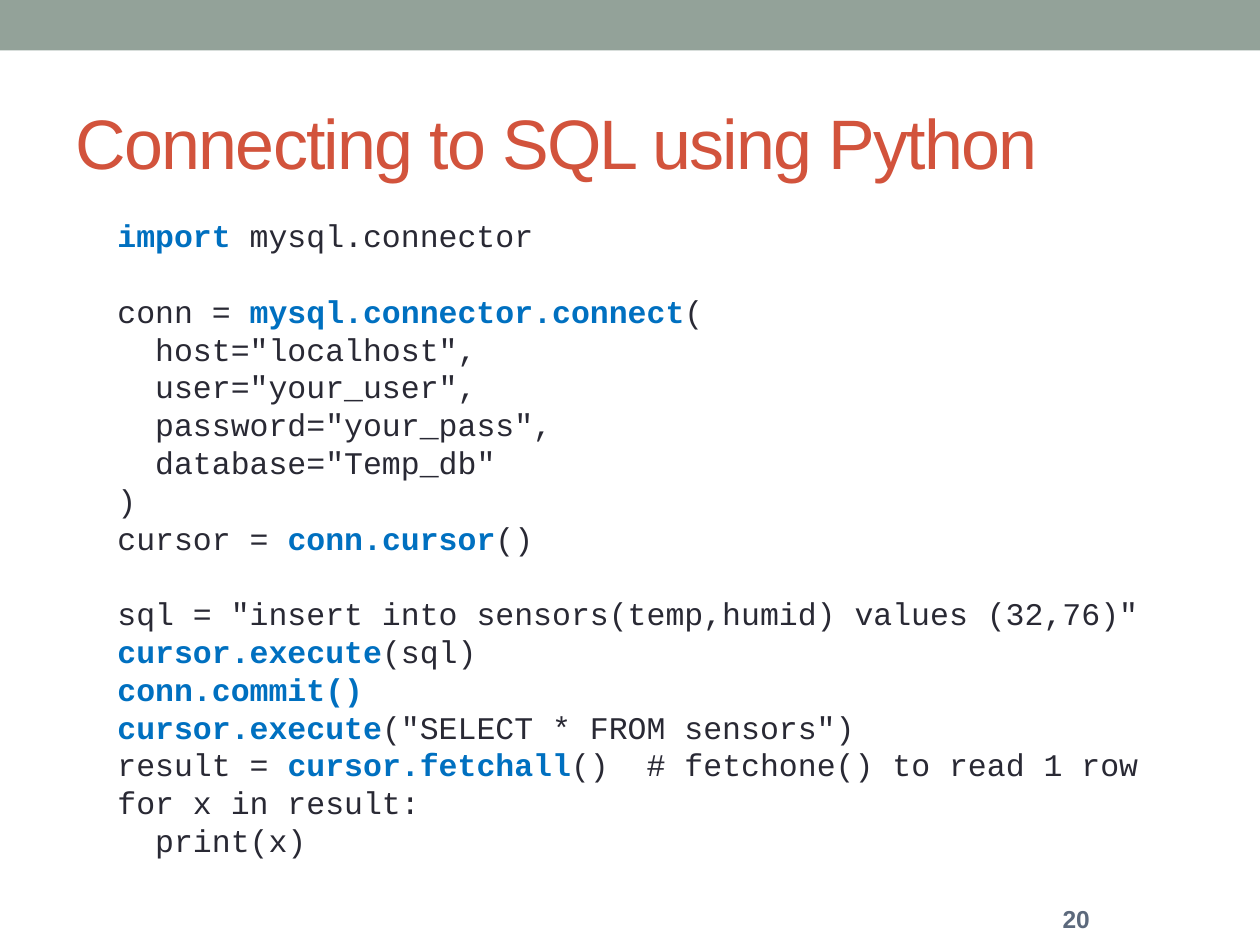
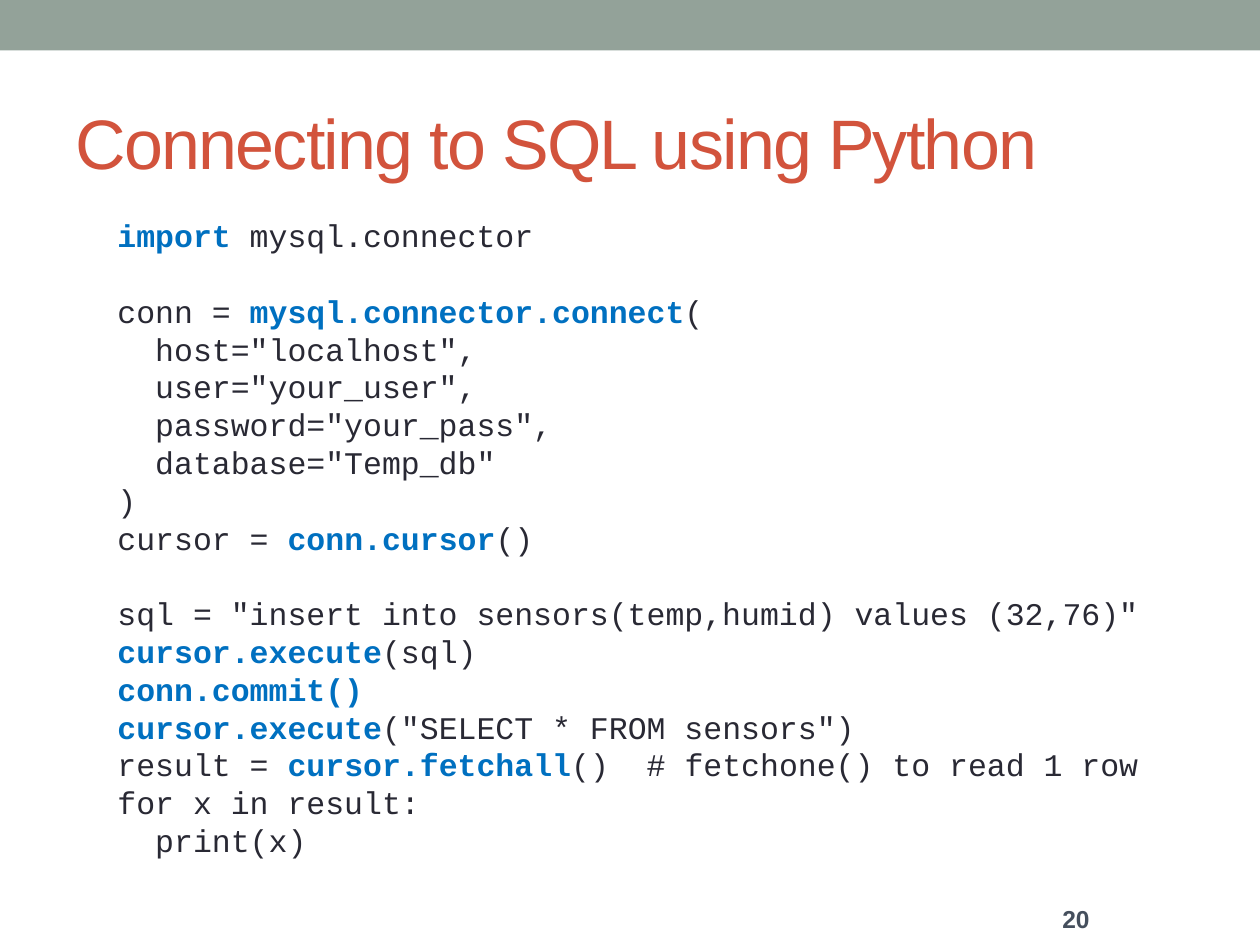
Before and after one commit to honggquan24/IOT, a slide deck: slide 20 of Slide/6. Database.pptx. Drawn at 1260x945 pixels with LibreOffice and Linux fonts; fonts in the diff are those of the drawing. Boxes give left, top, right and bottom in pixels: in the first picture for what was removed or moved away, otherwise in the second. Text is boxed around its words. In the diff, an @@ line names an element or a change of style, - is before the commit and + after.

```diff
--- a/Slide/6. Database.pptx
+++ b/Slide/6. Database.pptx
@@ page number at bbox=[1062, 911, 1089, 929]: text colour #5C697C to #454F5D @@
```
Also in this commit, not shown: 18 other slides changed.
